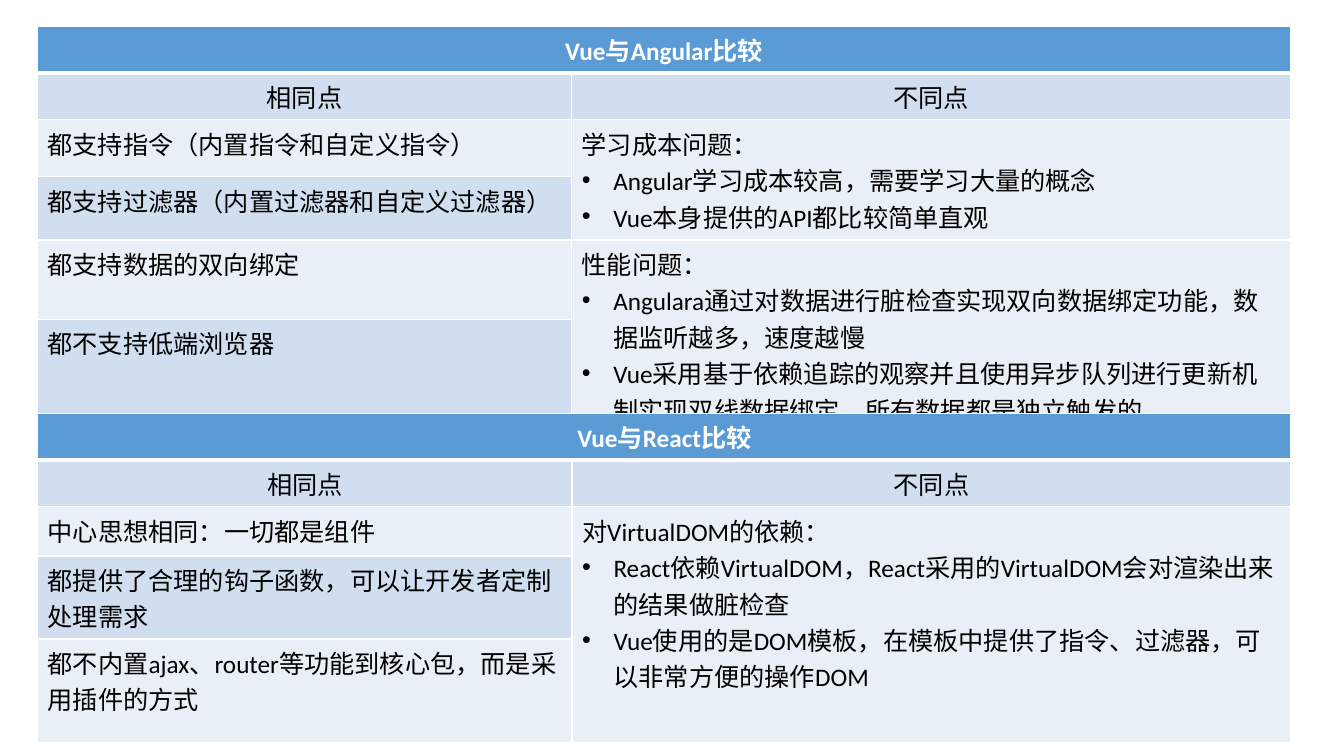
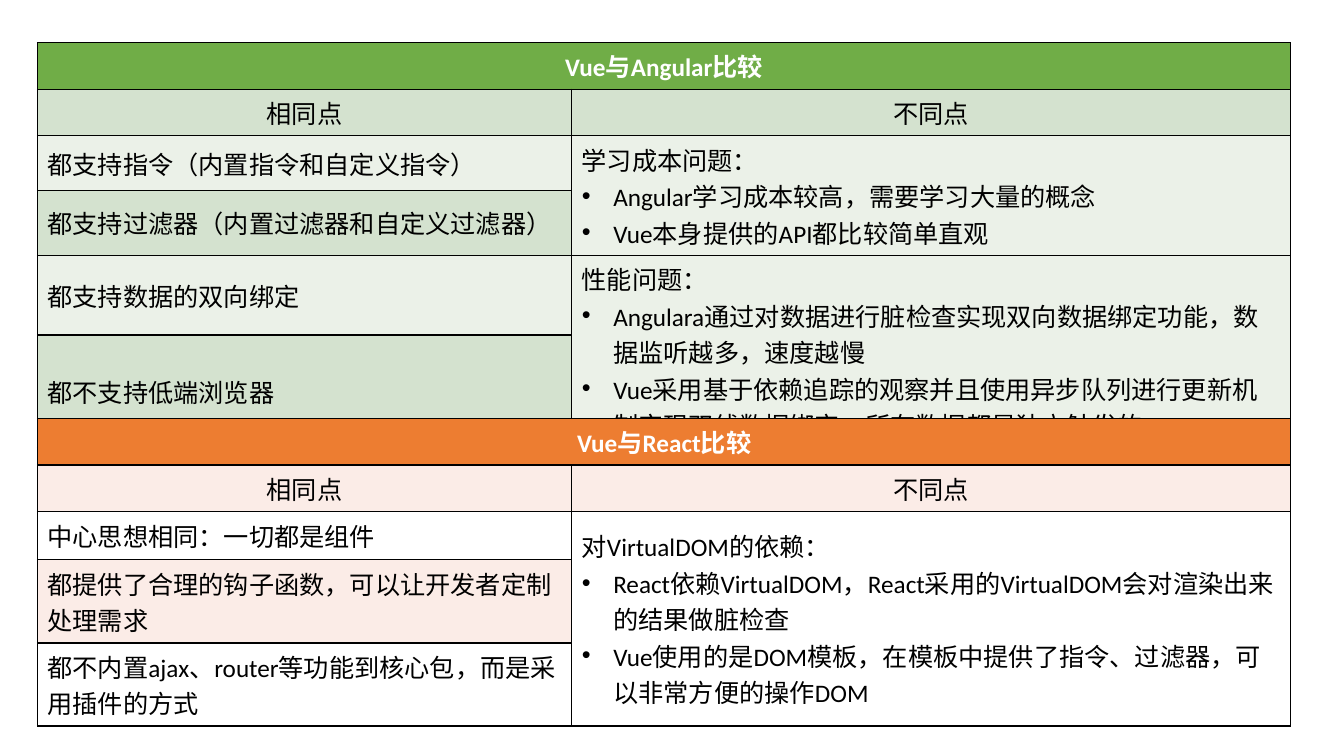
Before and after one commit to BinMarshall/studing, a slide deck: slide 9 of Vue/vue.pptx. Drawn at 1344x756 pixels with LibreOffice and Linux fonts; fonts in the diff are those of the drawing. Boxes give left, top, right and bottom in pixels: in the first picture for what was removed or moved away, otherwise in the second. Text is boxed around its words. In the diff, an @@ line names an element or a change of style, - is before the commit and + after.

```diff
--- a/Vue/vue.pptx
+++ b/Vue/vue.pptx
@@ table at <box>37,42,1291,445</box> @@
@@ fill #5B9BD5 to #70AD47 in row 1, column 1 @@
@@ fill #D2DEEF to #D5E3CF in 4 cells @@
@@ fill #EAEFF7 to #EBF1E9 in 4 cells @@
@@ borders changed @@
@@ table: place and size @@
-table at <box>37,26,1291,430</box>
+table at <box>37,42,1291,445</box>
@@ table at <box>37,418,1291,719</box> @@
@@ fill #5B9BD5 to #ED7D31 in row 1, column 1 @@
@@ fill #D2DEEF to #FCECE8 in 3 cells @@
@@ fill #EAEFF7 to #FFFFFF in 3 cells @@
@@ borders changed @@
@@ table: place and size @@
-table at <box>37,413,1291,718</box>
+table at <box>37,418,1291,719</box>
```
Also in this commit, not shown: 1 other file.
